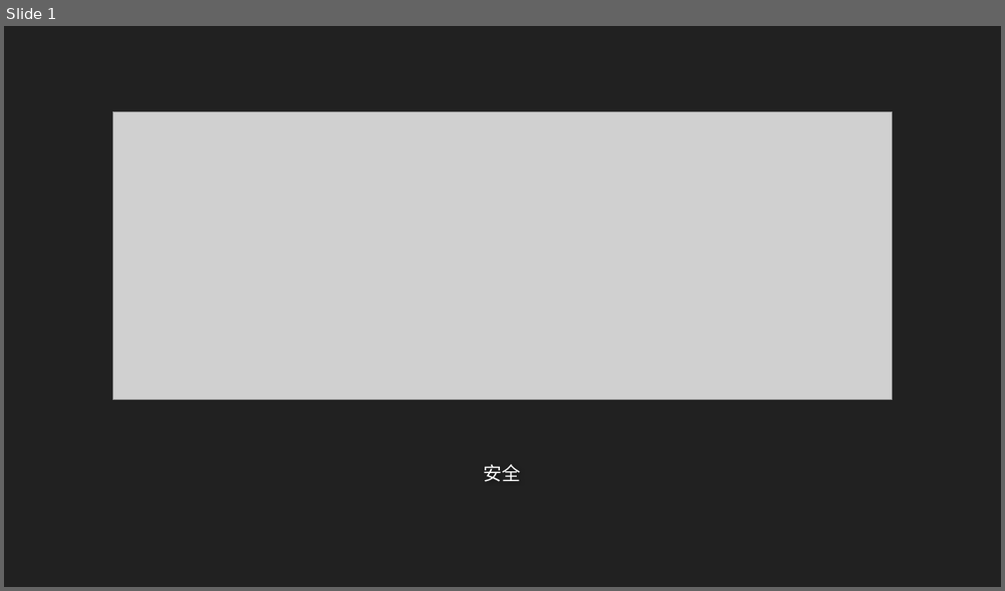
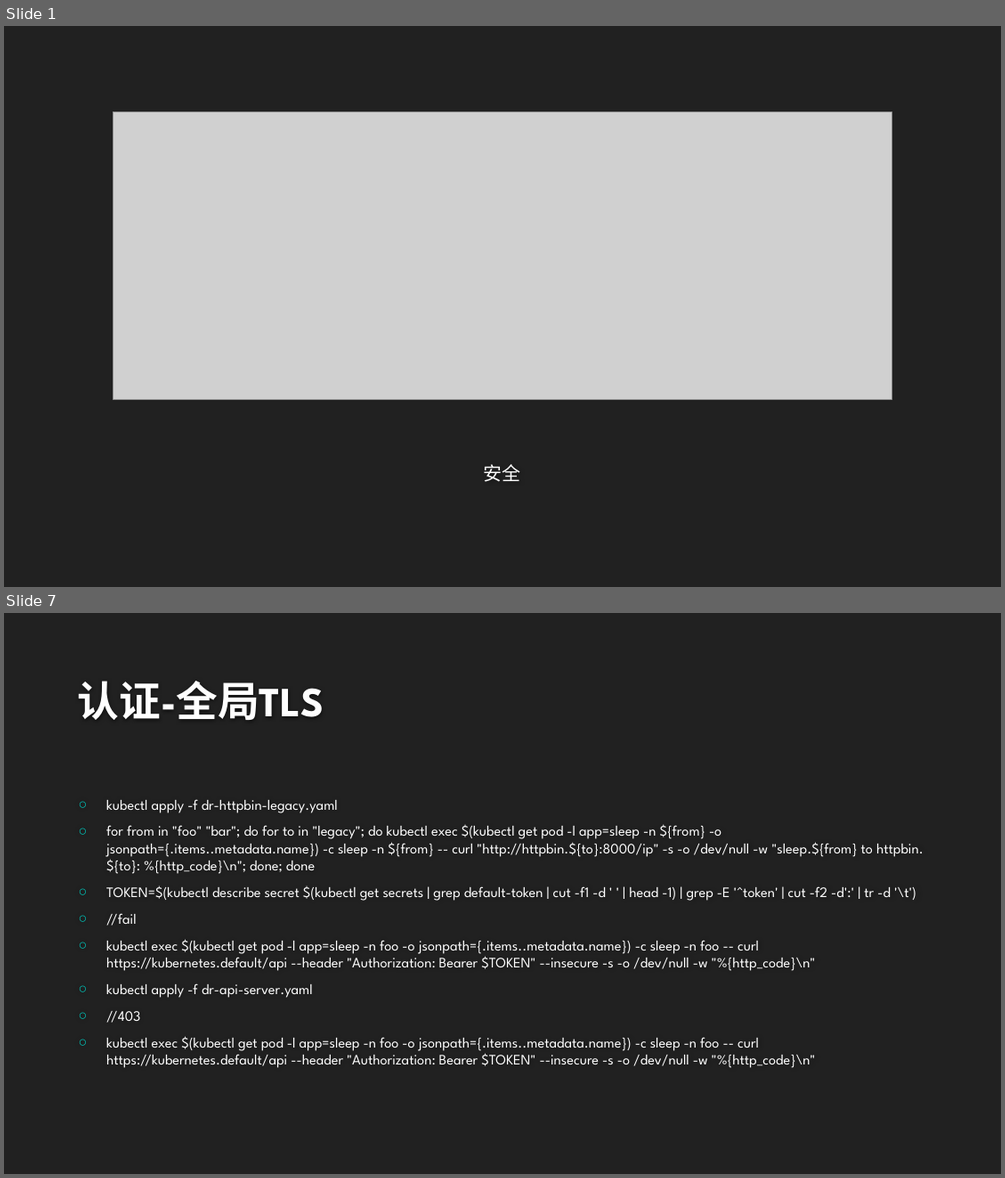
Before and after one commit to airuitian/CloudNative, a slide deck: servicemesh/mesh005.pptx. Shown one above the other, each under a label of ours: slide 1 before the commit, slides 1 and 7 after it; the slides between them are not shown. The pictures are 1005x591 and 1005x1178 pixels, drawn with LibreOffice and Linux fonts; fonts in the diff are those of the drawing; grey boxes stand for pictures; background and template pictures are left out. Boxes give left, top, right and bottom in pixels: in the first picture for what was removed or moved away, otherwise in the second. Text is boxed around its words. In the diff, an @@ line names an element or a change of style, - is before the commit and + after.

```diff
--- a/servicemesh/mesh005.pptx
+++ b/servicemesh/mesh005.pptx
@@ slide 7 added at (4,613,1001,1174), background #212121 @@
@@ title added at (78,681,324,720), 40 pt, text #FEFEFE, bold @@
+认证-全局TLS
@@ text added at (106,799,923,1068), 13.9 pt, text #FFFFFF @@
+○ kubectl apply -f dr-httpbin-legacy.yaml
+○ for from in "foo" "bar"; do for to in "legacy"; do kubectl exec $(kubectl get pod -l app=sleep -n ${from} -o jsonpath={.items..metadata.name}) -c sleep -n ${from} -- curl "http://httpbin.${to}:8000/ip" -s -o /dev/null -w "sleep.${from} to httpbin.${to}: %{http_code}\n"; done; done
+○ TOKEN=$(kubectl describe secret $(kubectl get secrets | grep default-token | cut -f1 -d ' ' | head -1) | grep -E '^token' | cut -f2 -d':' | tr -d '\t')
+○ //fail
+○ kubectl exec $(kubectl get pod -l app=sleep -n foo -o jsonpath={.items..metadata.name}) -c sleep -n foo -- curl https://kubernetes.default/api --header "Authorization: Bearer $TOKEN" --insecure -s -o /dev/null -w "%{http_code}\n"
+○ kubectl apply -f dr-api-server.yaml
+○ //403
+○ kubectl exec $(kubectl get pod -l app=sleep -n foo -o jsonpath={.items..metadata.name}) -c sleep -n foo -- curl https://kubernetes.default/api --header "Authorization: Bearer $TOKEN" --insecure -s -o /dev/null -w "%{http_code}\n"
```
Also in this commit, not shown: 23 other slides added, 24 other files.
